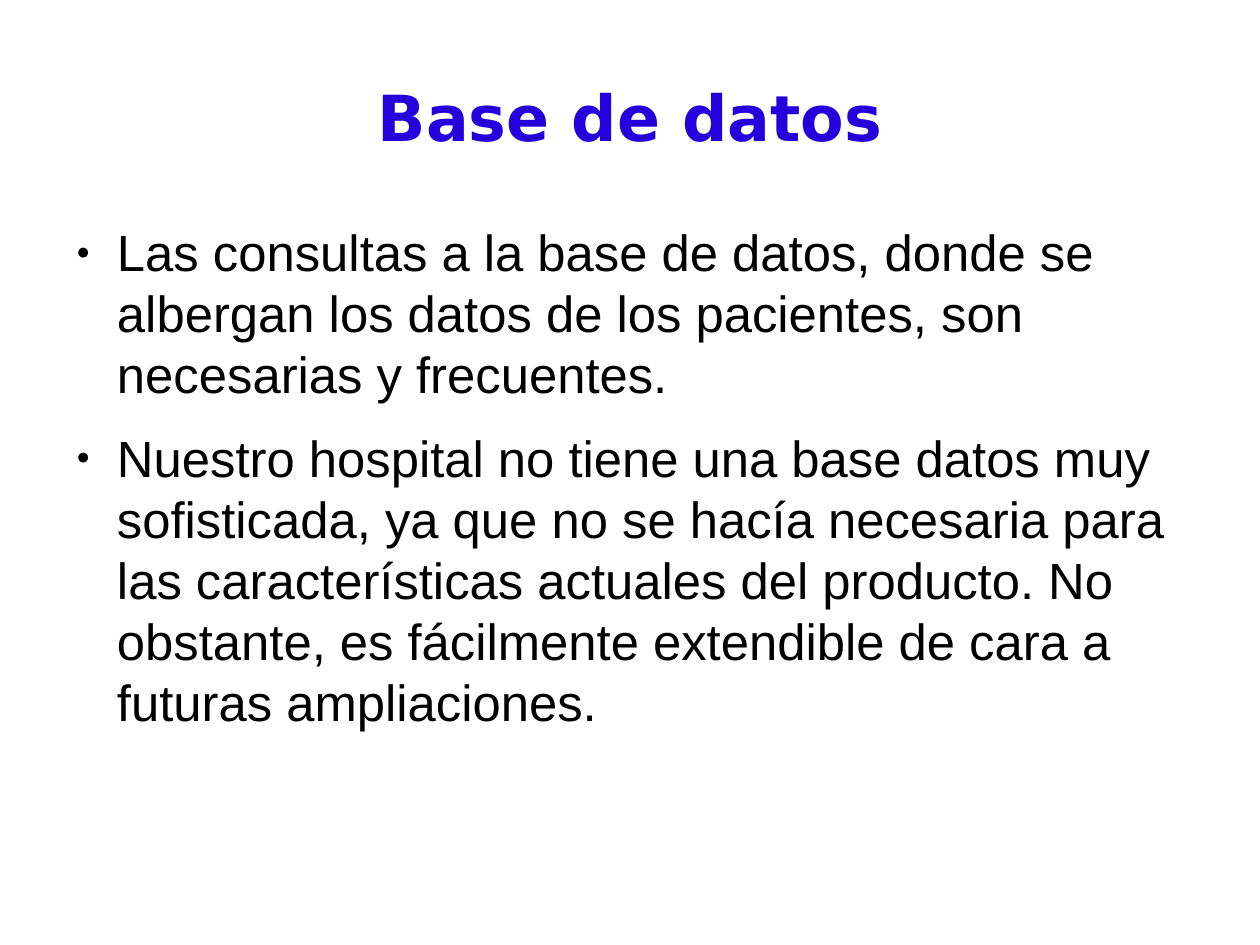
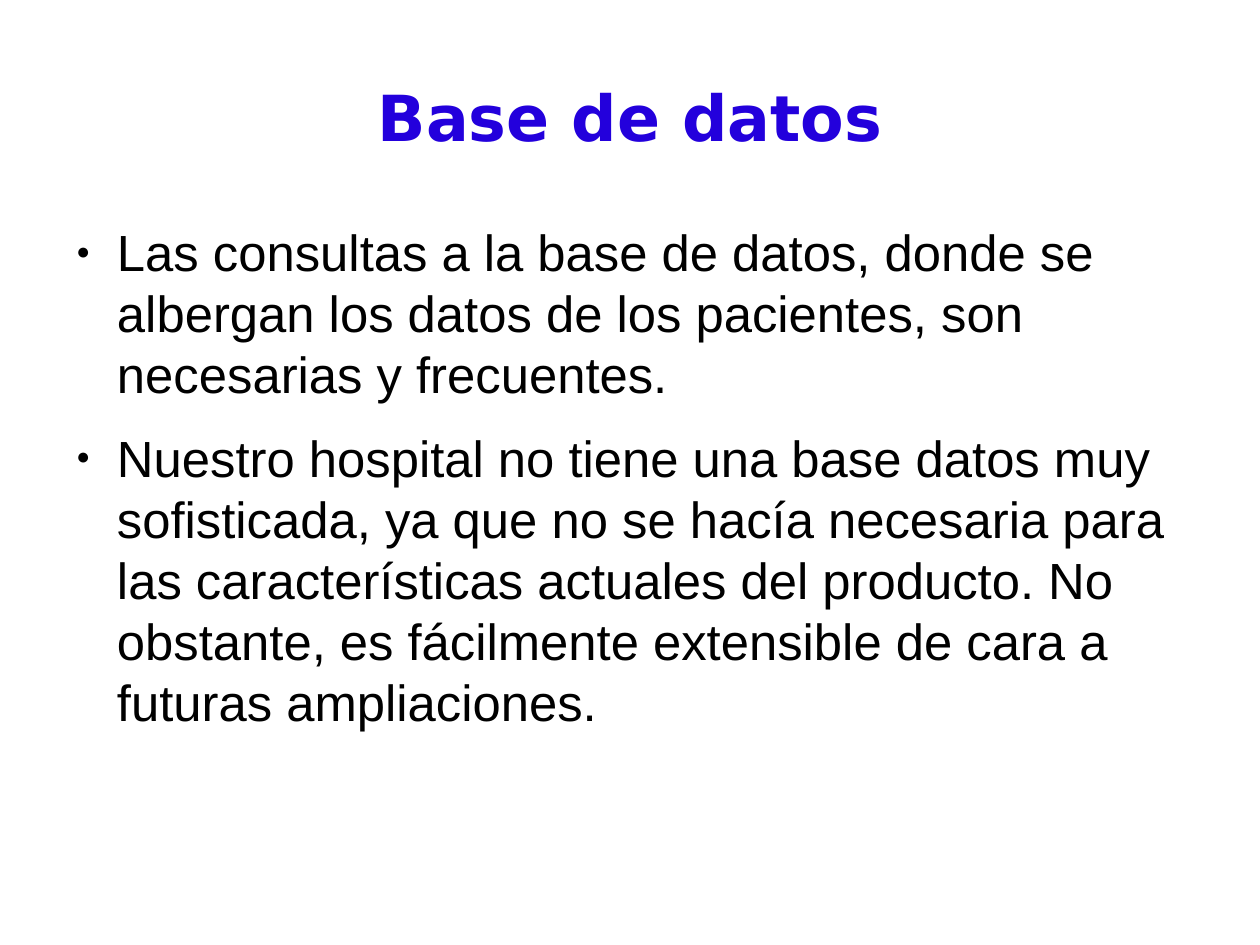
Before and after one commit to BackupTheBerlios/pdassii, a slide deck: slide 11 of Documentos/presentación.odp. Drawn at 1260x945 pixels with LibreOffice and Linux fonts; fonts in the diff are those of the drawing. Boxes give left, top, right and bottom in pixels: in the first picture for what was removed or moved away, otherwise in the second. Text is boxed around its words. In the diff, an @@ line names an element or a change of style, - is before the commit and + after.

```diff
--- a/Documentos/presentación.odp
+++ b/Documentos/presentación.odp
@@ text at [117,440,1164,731]: text changed @@
-● Nuestro hospital no tiene una base datos muy sofisticada, ya que no se hacía necesaria para las características actuales del producto. No obstante, es fácilmente extendible de cara a futuras ampliaciones.
+● Nuestro hospital no tiene una base datos muy sofisticada, ya que no se hacía necesaria para las características actuales del producto. No obstante, es fácilmente extensible de cara a futuras ampliaciones.
```
Also in this commit, not shown: 4 other slides changed, 7 slides added, 1 slide removed.
